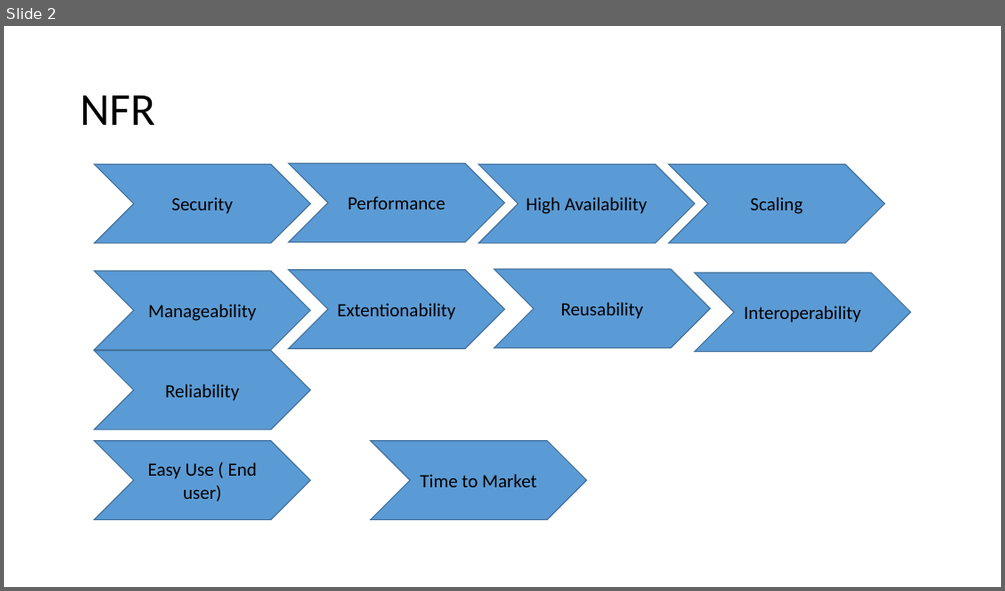
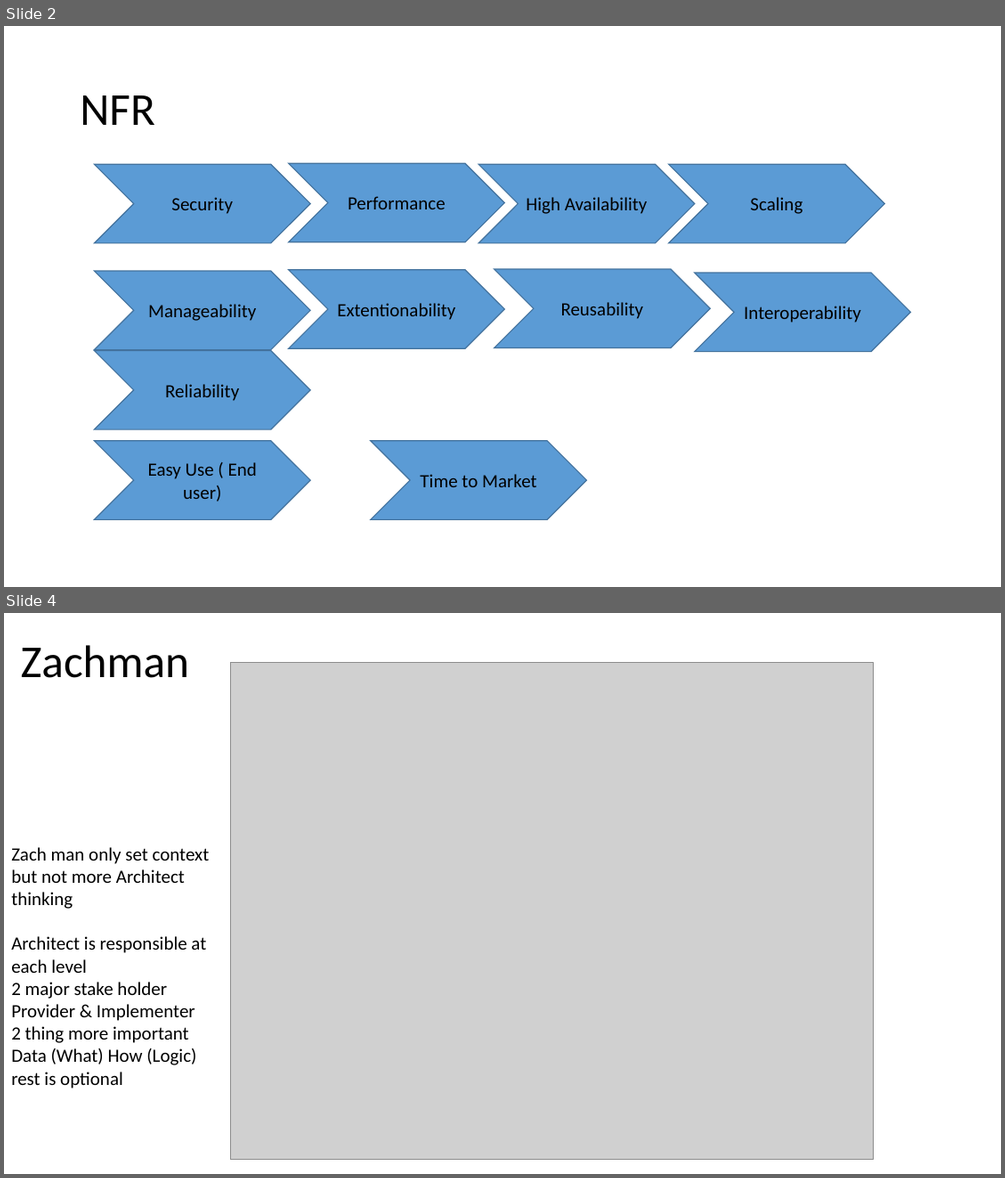
Before and after one commit to singhsiddh/sai, a slide deck: interview/Architecture.pptx. Shown one above the other, each under a label of ours: slide 2 before the commit, slides 2 and 4 after it; the slides between them are not shown. The pictures are 1005x591 and 1005x1178 pixels, drawn with LibreOffice and Linux fonts; fonts in the diff are those of the drawing; grey boxes stand for pictures. Boxes give left, top, right and bottom in pixels: in the first picture for what was removed or moved away, otherwise in the second. Text is boxed around its words. In the diff, an @@ line names an element or a change of style, - is before the commit and + after.

Commit message:
Analysis of Zachman & TOGAF

```diff
--- a/interview/Architecture.pptx
+++ b/interview/Architecture.pptx
@@ slide 4 added at [4, 613, 1001, 1174], background #FFFFFF @@
@@ title added at [21, 645, 189, 678], 44 pt, text #000000 @@
+Zachman
@@ picture added at [231, 662, 874, 1159] @@
@@ text added at [11, 847, 210, 1088], 18 pt, text #000000 @@
+Zach man only set context but not more Architect thinking
+Architect is responsible at each level
+2 major stake holder
+Provider & Implementer
+2 thing more important
+Data (What) How (Logic) rest is optional
```
Also in this commit, not shown: 1 slide changed, 1 other slide added, 1 slide removed.
